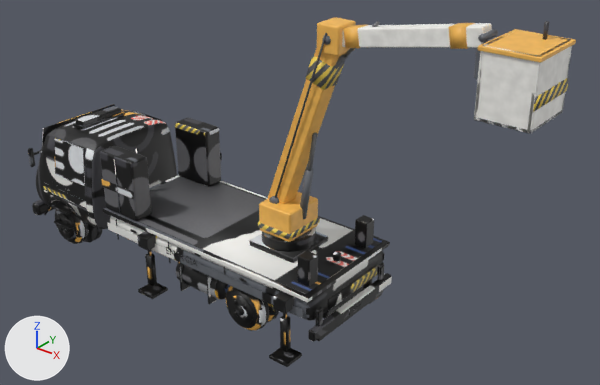
The FBX model unity/CheckoutSimulator/Assets/Resources/EventRigs/Rig_BucketTruck.fbx, before and after one commit.
Both versions are drawn from a 50 mm camera at (10.53, -9.91, 8.57) aimed at (2.36, 0.3, 2.23). Every picture has the same lights, and +X, +Y and +Z are marked at lower left. The picture after the commit comes second. Where no turn or scale is listed for an object, it has been applied to the vertices. Vertices at exactly the same position are counted once.

Names of what the first picture shows: 'Energia_BucketBoom__Basket', 'Energia_BucketBoom__LowerBoom', 'Energia_BucketBoom__Turret', 'Energia_BucketBoom__UpperBoom', 'Energia_BucketTruck__Body' and 4 more.
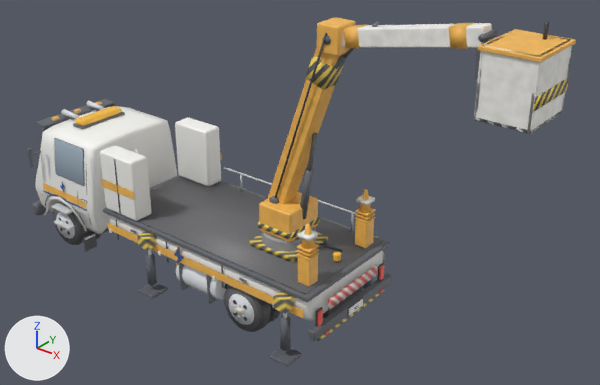
Pixel boxes [x1, y1, x2, y2] of what changed, in the pictures (600 x 385 px):
'Energia_BucketTruck__Body', reshaped
    before: [28, 104, 392, 367]
    after: [27, 99, 392, 367]
part 1 of me_cube_711, added
    after: [53, 210, 79, 244]
part 2 of me_cube_711, rebuilt
    before: [55, 210, 89, 244]
    after: [53, 203, 90, 245]
part 3 of me_cube_711, deleted
    before: [53, 163, 361, 321]
part 4 of me_cube_711, built on
    before: [28, 104, 358, 331]
    after: [27, 99, 384, 335]
part 5 of me_cube_711, surface changed
    both: [32, 106, 392, 367]

The change, as a list of edits to the scene's bpy script:
```text
Change me_cube_711:
    used by ob_energia_buckettruck__body; location = (0.0, 0.0, 0.0)
    remove me_cube_711.from_pydata(...)  # 7328 vertices, 6300 faces; spans x -3.83..3.84, y -1.4..1.4, z -0.06..2.63
    add me_cube_711.from_pydata(...)  # 10268 vertices, 8441 faces; spans x -3.83..3.84, y -1.4..1.4, z -0.06..2.64
    me_cube_711 part 1: a new loose piece, a 24-sided cylinder along y spanning x -3.1048..-2.2952, y -1.096..-1.088, z 0.0752..0.8848, in mat_energia_buckettruck_mat (picture img_energia_buckettruck_basecolor_png)
    me_cube_711 part 2: the loose piece of 160 vertices spanning x -3.16..-2.24, y -1.09..-0.81, z 0.02..0.94 is rebuilt with 144 vertices and now spans x -3.16..-2.24, y -1.09..-0.81, z 0.02..0.94
    me_cube_711 part 3: 95 loose pieces with 995 vertices, spanning x -3.83..3.84, y -1.3..1.31, z 0.32..2.11, are deleted
    me_cube_711 part 4: 69 vertices moved within x -3.83..3.84, y -1.31..1.25, z 0.53..2.42; 2508 vertices removed from x -3.83..3.84, y -1.31..1.32, z 0.02..2.48; 6079 vertices added at x -3.83..3.84, y -1.33..1.34, z 0.01..2.64
    me_cube_711 part 5: 2747 kept faces spanning x -3.83..3.84, y -1.4..1.4, z -0.06..2.63 get new texture (UV) coordinates
    other edits to the shape of me_cube_711 do not show in these pictures
```
